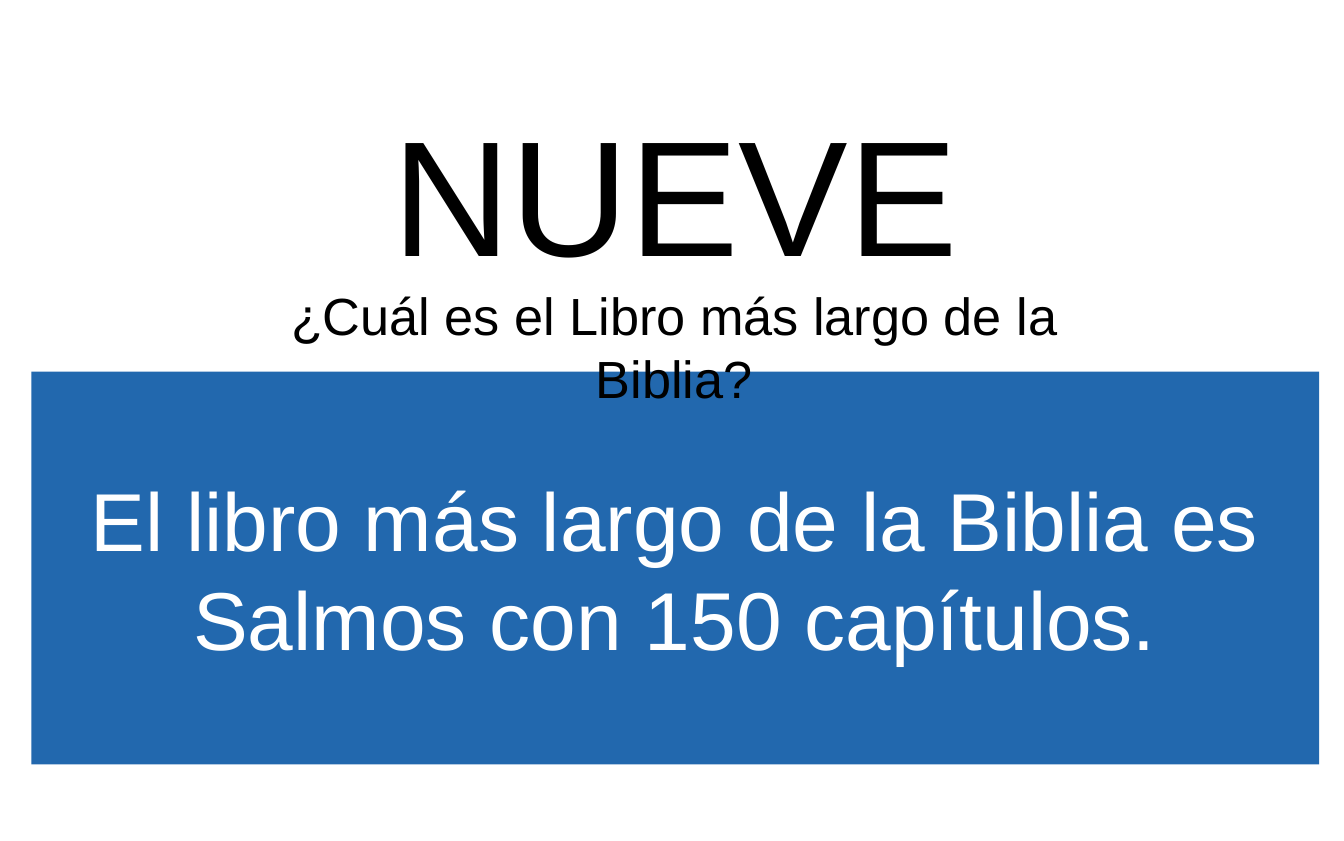
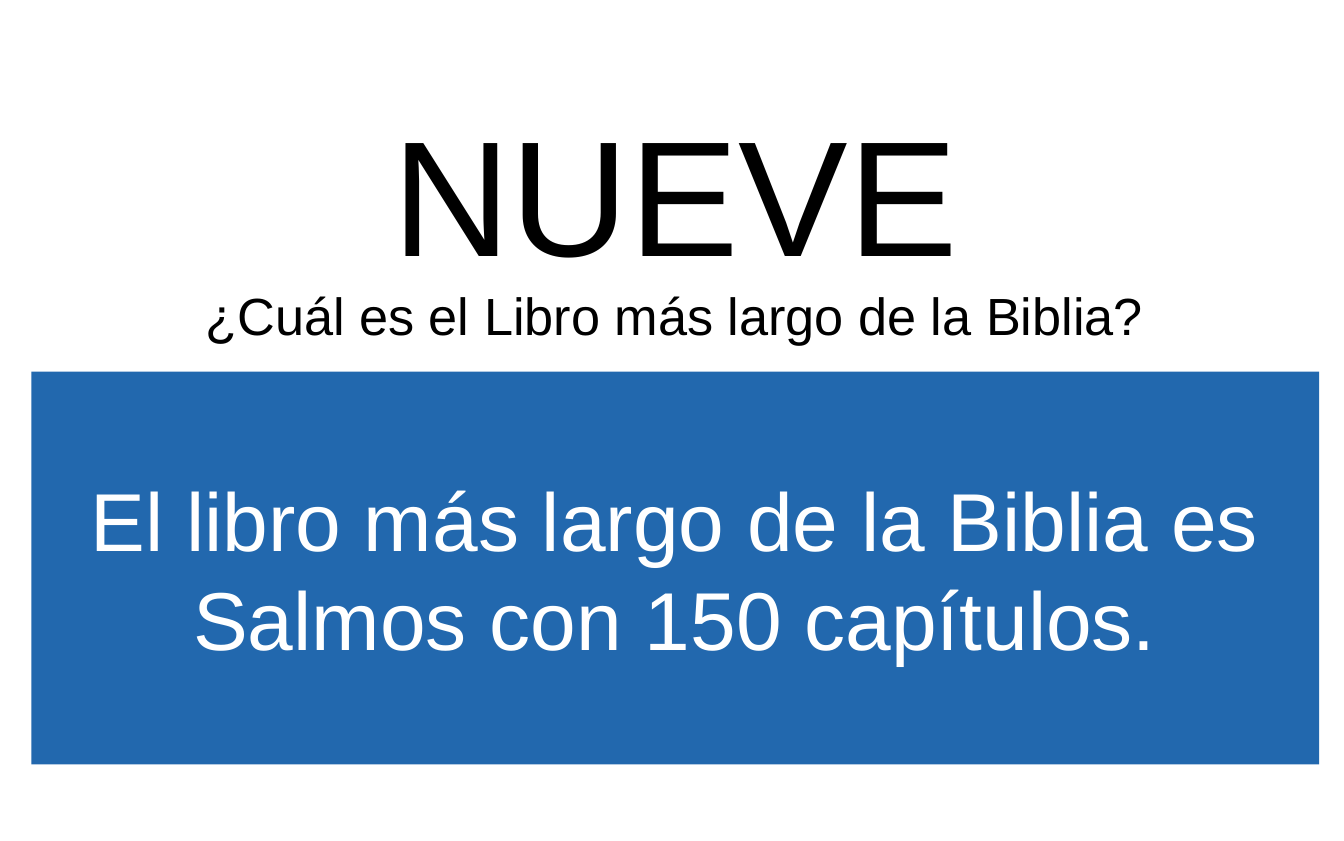
Before and after one commit to CreyTuning/documents, a slide deck: slide 11 of slideshow/Estudios Biblicos/1-Biblia.pptx. Drawn at 1344x841 pixels with LibreOffice and Linux fonts; fonts in the diff are those of the drawing; background and template pictures are left out. Boxes give left, top, right and bottom in pixels: in the first picture for what was removed or moved away, otherwise in the second. Text is boxed around its words. In the diff, an @@ line names an element or a change of style, - is before the commit and + after.

```diff
--- a/slideshow/Estudios Biblicos/1-Biblia.pptx
+++ b/slideshow/Estudios Biblicos/1-Biblia.pptx
@@ text "¿Cuál es el Libro más ..." rewrapped from [291, 296, 1057, 399] to [206, 296, 1143, 345] @@
```
Also in this commit, not shown: 13 other slides changed, 2 other files.
